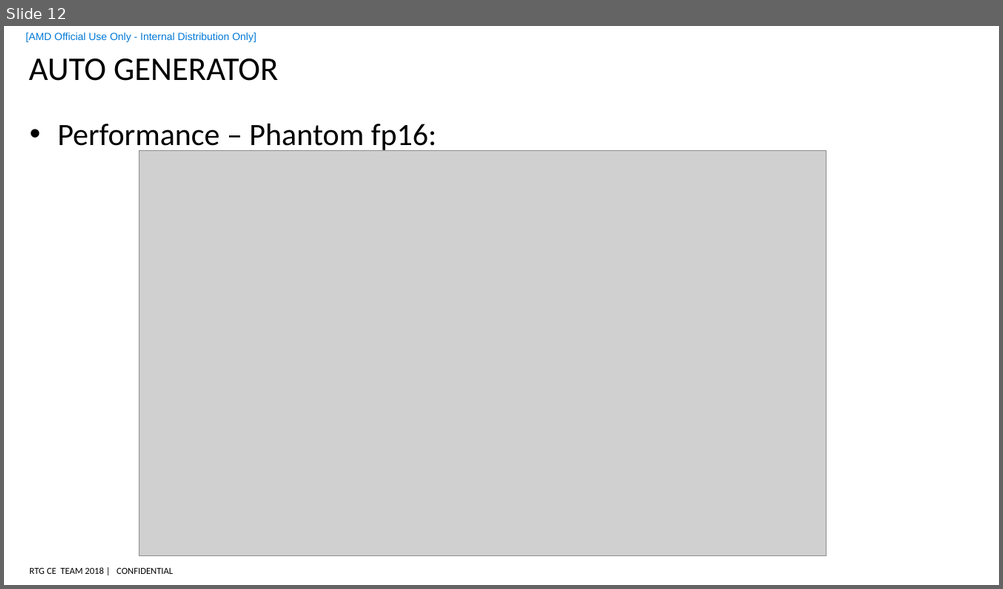
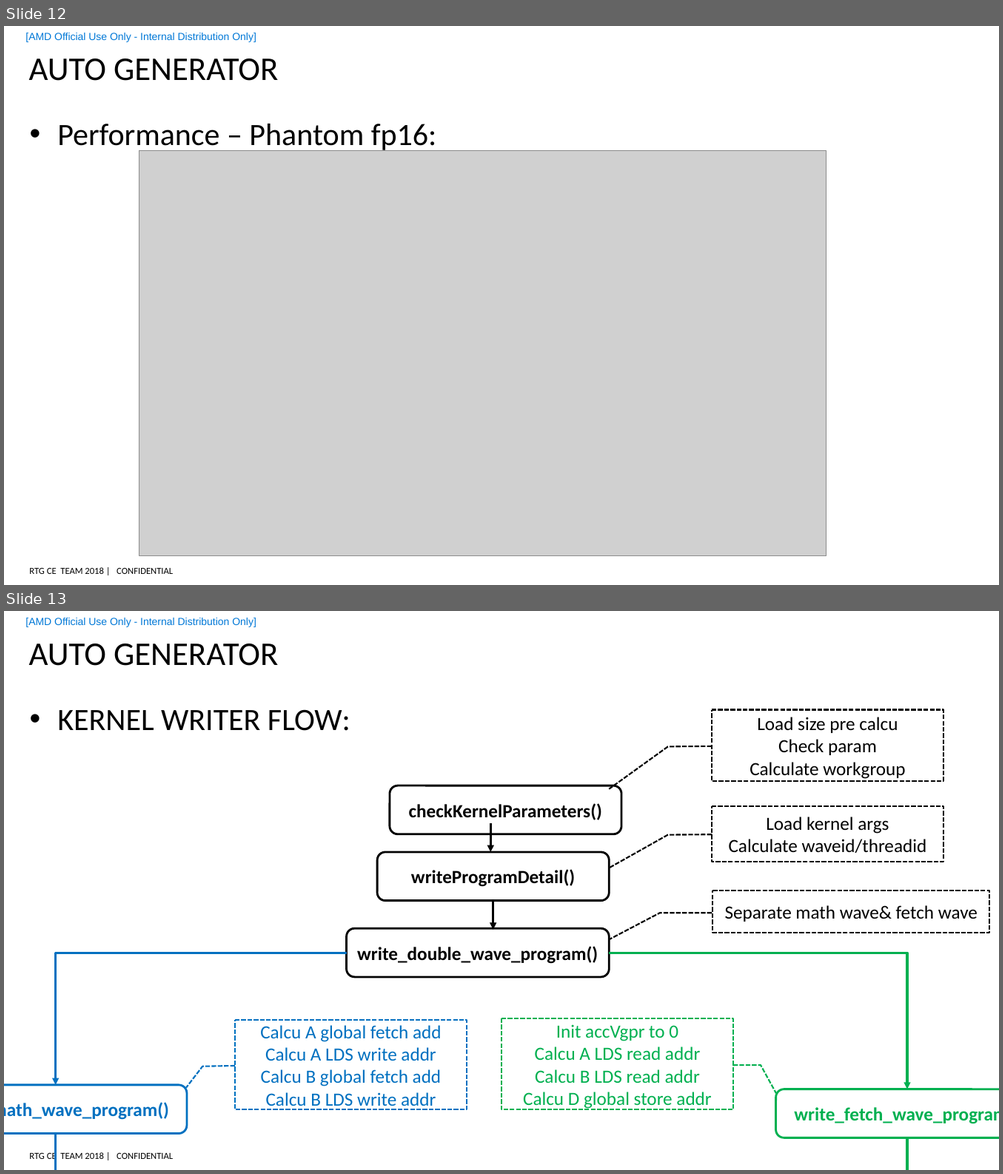
Before and after one commit to feifei14119/TensileLite, a slide deck: doc/mfma gemm.pptx. Shown one above the other, each under a label of ours: slide 12 before the commit, slides 12 and 13 after it. The pictures are 1003x589 and 1003x1174 pixels, drawn with LibreOffice and Linux fonts; fonts in the diff are those of the drawing; grey boxes stand for pictures; background and template pictures are left out. Boxes give left, top, right and bottom in pixels: in the first picture for what was removed or moved away, otherwise in the second. Text is boxed around its words. In the diff, an @@ line names an element or a change of style, - is before the commit and + after.

```diff
--- a/doc/mfma gemm.pptx
+++ b/doc/mfma gemm.pptx
@@ slide 13 added at (4, 611, 999, 1170), background #FFFFFF; not listed: 3 template elements that a slide beside it also shows @@
@@ title added at (29, 644, 278, 666), 32 pt, text #000000 @@
+AUTO GENERATOR
@@ text added at (57, 709, 350, 731), 30 pt, text #000000 @@
+• KERNEL WRITER FLOW:
@@ border callout added at (711, 710, 943, 782), outline #000000 1.5 pt dashed, 18 pt, text #000000 @@
+Load size pre calcu
+Check param
+Calculate workgroup
@@ rounded rectangle added at (390, 786, 622, 834), outline #000000 2 pt, 18 pt, text #000000, bold @@
+checkKernelParameters()
@@ border callout added at (711, 806, 943, 863), outline #000000 1.5 pt dashed, 18 pt, text #000000 @@
+Load kernel args
+Calculate waveid/threadid
@@ arrow added from (490, 823) to (490, 852), #000000 2.25 pt @@
@@ rounded rectangle added at (377, 852, 609, 900), outline #000000 2 pt, 18 pt, text #000000, bold @@
+writeProgramDetail()
@@ border callout added at (712, 891, 989, 933), outline #000000 1.5 pt dashed, 18 pt, text #000000 @@
+Separate math wave& fetch wave
@@ arrow added from (492, 901) to (492, 930), #000000 2.25 pt @@
@@ rounded rectangle added at (347, 929, 609, 977), outline #000000 2 pt, 18 pt, text #000000, bold @@
+write_double_wave_program()
@@ elbow arrow added from (347, 953) to (56, 1085), #0070C0 2.25 pt @@
@@ elbow arrow added from (609, 953) to (907, 1090), #00B050 2.25 pt @@
@@ border callout added at (235, 1021, 466, 1111), outline #0070C0 1.5 pt dashed, 18 pt, text #0070C0 @@
+Calcu A global fetch add
+Calcu A LDS write addr
+Calcu B global fetch add
+Calcu B LDS write addr
@@ border callout added at (501, 1019, 733, 1111), outline #00B050 1.5 pt dashed, 18 pt, text #00B050 @@
+Init accVgpr to 0
+Calcu A LDS read addr
+Calcu B LDS read addr
+Calcu D global store addr
@@ rounded rectangle added at (4, 1085, 187, 1134), outline #0070C0 2 pt, 18 pt, text #0070C0, bold @@
+write_math_wave_program()
@@ rounded rectangle added at (776, 1090, 999, 1139), outline #00B050 2 pt, 18 pt, text #00B050, bold @@
+write_fetch_wave_program()
@@ arrow added from (56, 1134) to (56, 1170), #0070C0 2.25 pt @@
@@ arrow added from (907, 1139) to (907, 1170), #00B050 2.25 pt @@
```
Also in this commit, not shown: 1 other file.
